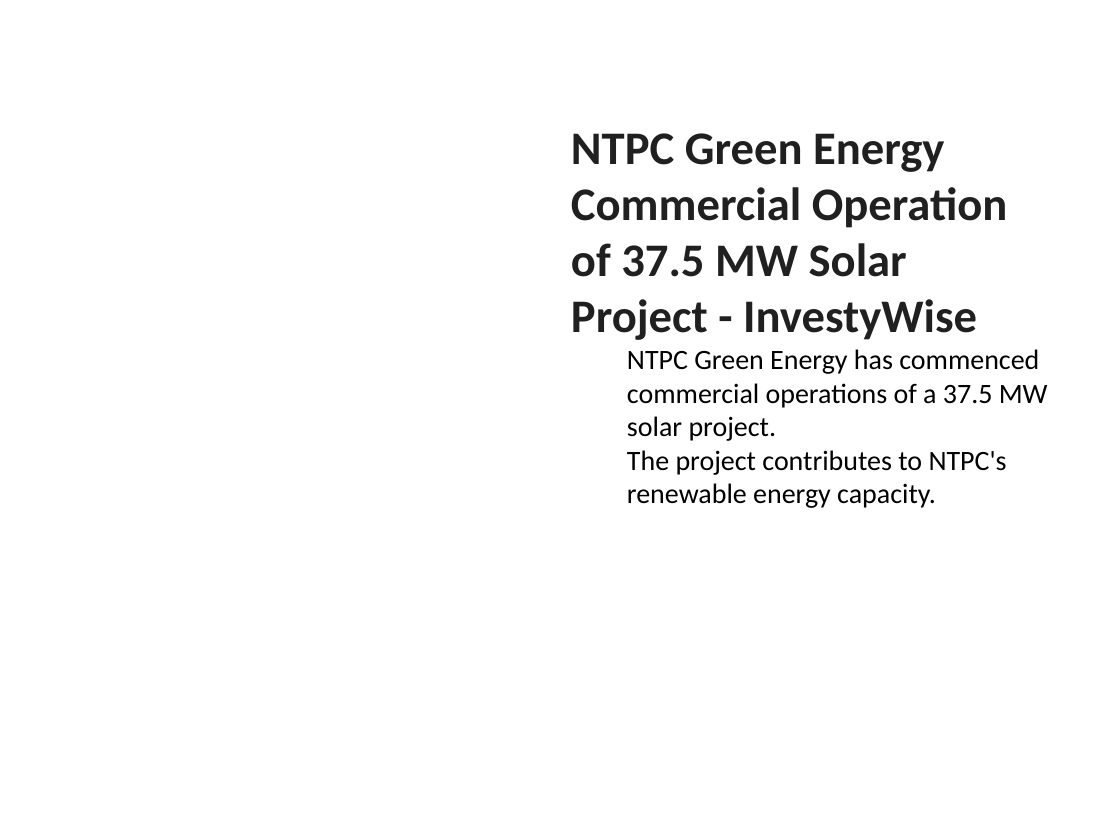
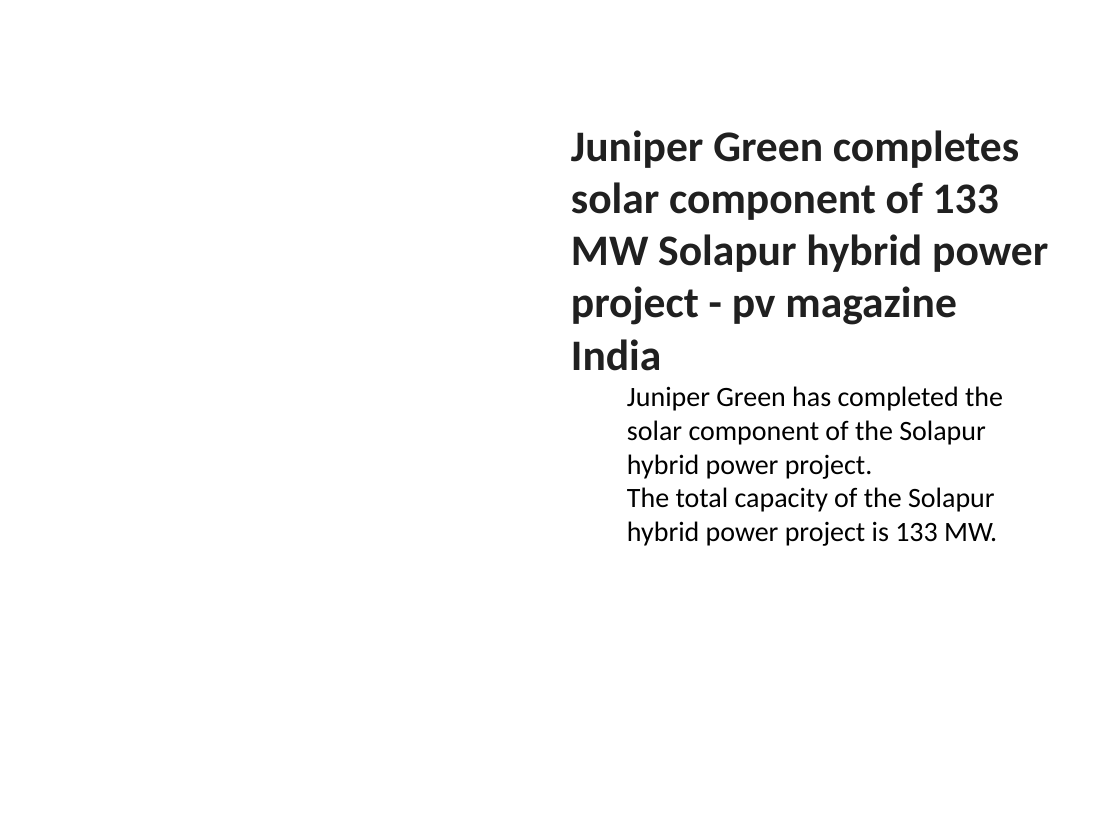
Before and after one commit to gauravsiemens1988/Linkedin-AI-Agent_Personal, a slide deck: slide 1 of drafts/linkedin_carousel.pptx. Drawn at 1120x840 pixels with LibreOffice and Linux fonts; fonts in the diff are those of the drawing. Boxes give left, top, right and bottom in pixels: in the first picture for what was removed or moved away, otherwise in the second. Text is boxed around its words. In the diff, an @@ line names an element or a change of style, - is before the commit and + after.

```diff
--- a/drafts/linkedin_carousel.pptx
+++ b/drafts/linkedin_carousel.pptx
@@ text at (571, 130, 1048, 546): text changed @@
-NTPC Green Energy Commercial Operation of 37.5 MW Solar Project - InvestyWise
-  NTPC Green Energy has commenced commercial operations of a 37.5 MW solar project.
-  The project contributes to NTPC's renewable energy capacity.
+Juniper Green completes solar component of 133 MW Solapur hybrid power project - pv magazine India
+  Juniper Green has completed the solar component of the Solapur hybrid power project.
+  The total capacity of the Solapur hybrid power project is 133 MW.
```
Also in this commit, not shown: 5 other slides changed, 1 other file.
